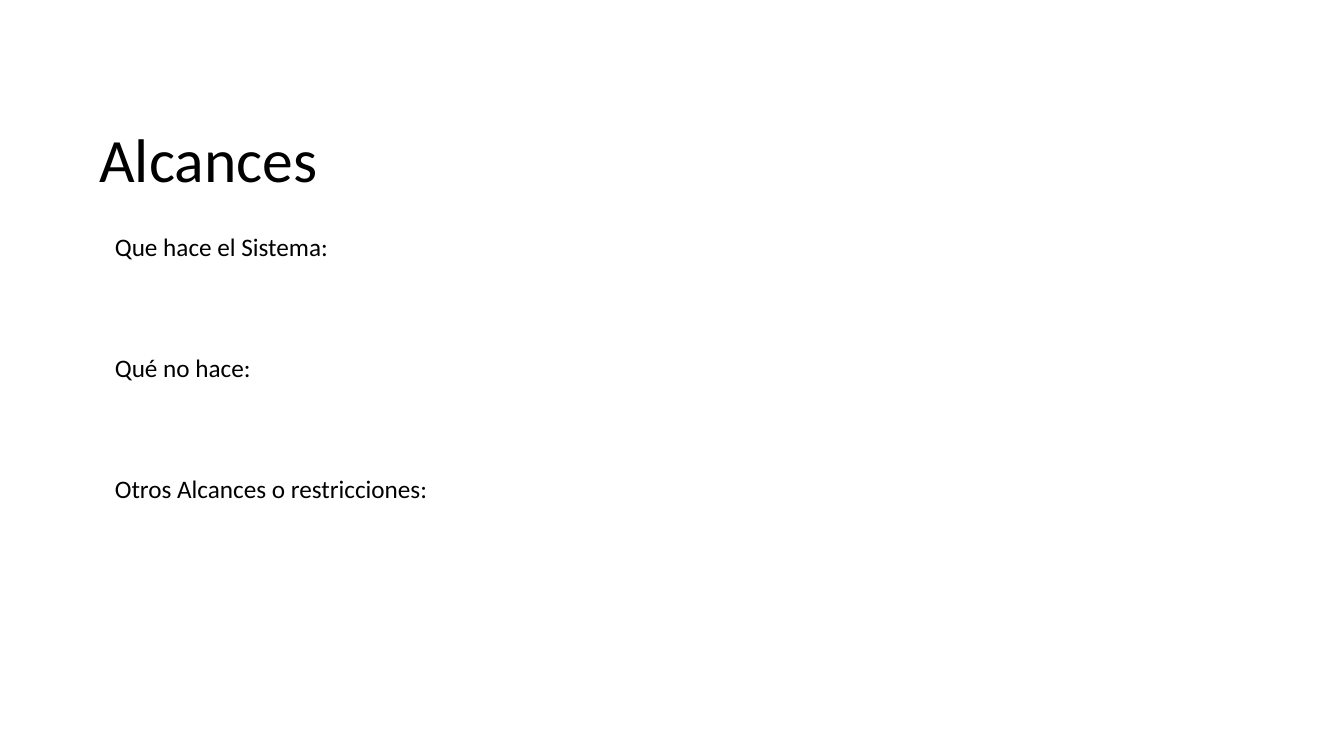
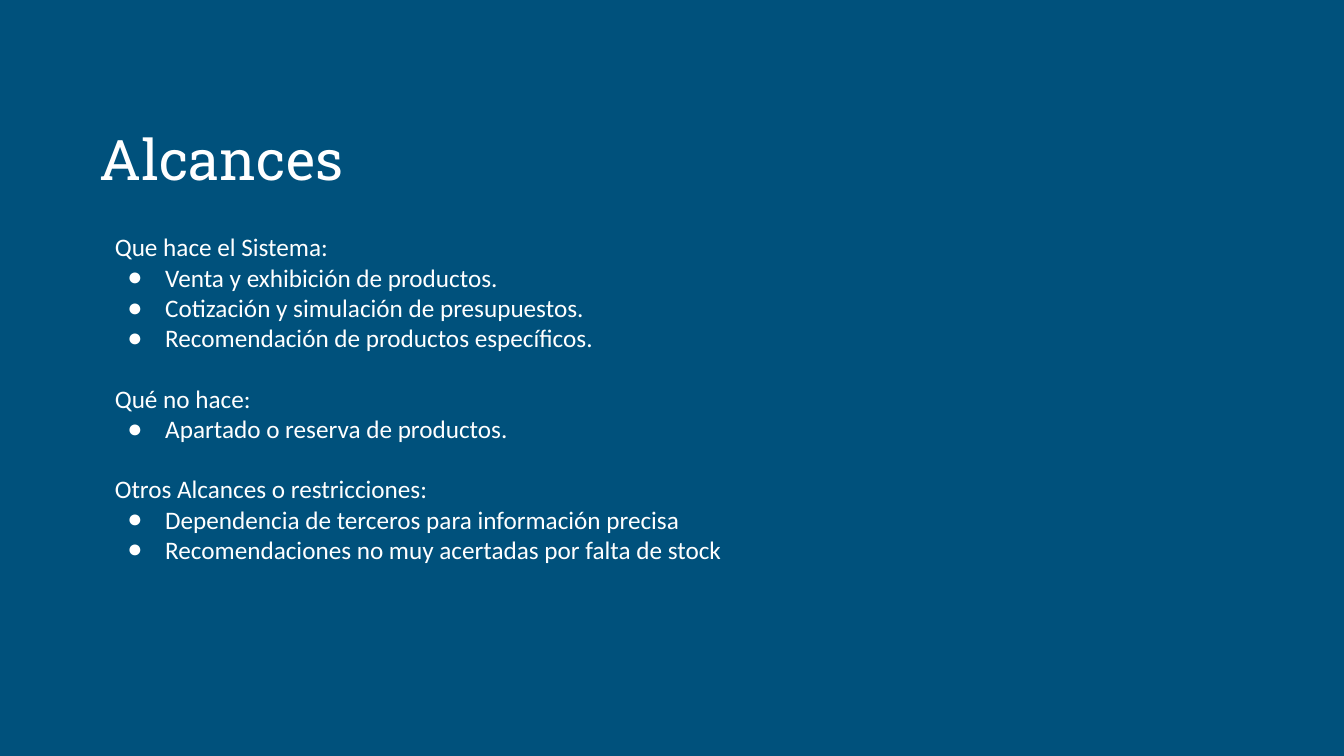
Before and after one commit to RashRiper/Proyecto-WEBNOVA, a slide deck: slide 4 of Fase_1.0/IT1-Estructura Presentación-Portafolio de Título Ing.Informática.pptx. Drawn at 1344x756 pixels with LibreOffice and Linux fonts; fonts in the diff are those of the drawing; background and template pictures are left out. Boxes give left, top, right and bottom in pixels: in the first picture for what was removed or moved away, otherwise in the second. Text is boxed around its words. In the diff, an @@ line names an element or a change of style, - is before the commit and + after.

```diff
--- a/Fase_1.0/IT1-Estructura Presentación-Portafolio de Título Ing.Informática.pptx
+++ b/Fase_1.0/IT1-Estructura Presentación-Portafolio de Título Ing.Informática.pptx
@@ background picture (left out) to #00517C @@
@@ title "Alcances" at bbox=[99, 137, 343, 181]: size 44 to 40 pt, font Calibri to Roboto Slab, text colour #000000 to #FFFFFF @@
@@ text at bbox=[115, 238, 427, 499]: text colour #000000 to #FFFFFF in "Que hace el Sistema:", "Qué no hace:", "Otros Alcances o restricciones:" @@
@@ text at bbox=[165, 269, 593, 351]: paragraphs added @@
+● Venta y exhibición de productos.
+● Cotización y simulación de presupuestos.
+● Recomendación de productos específicos.
@@ text at bbox=[165, 420, 508, 442]: paragraph added @@
+● Apartado o reserva de productos.
@@ text at bbox=[165, 511, 721, 563]: paragraphs added @@
+● Dependencia de terceros para información precisa
+● Recomendaciones no muy acertadas por falta de stock
```
Also in this commit, not shown: 11 other slides changed, 1 slide added, 1 slide removed, 7 other files.
